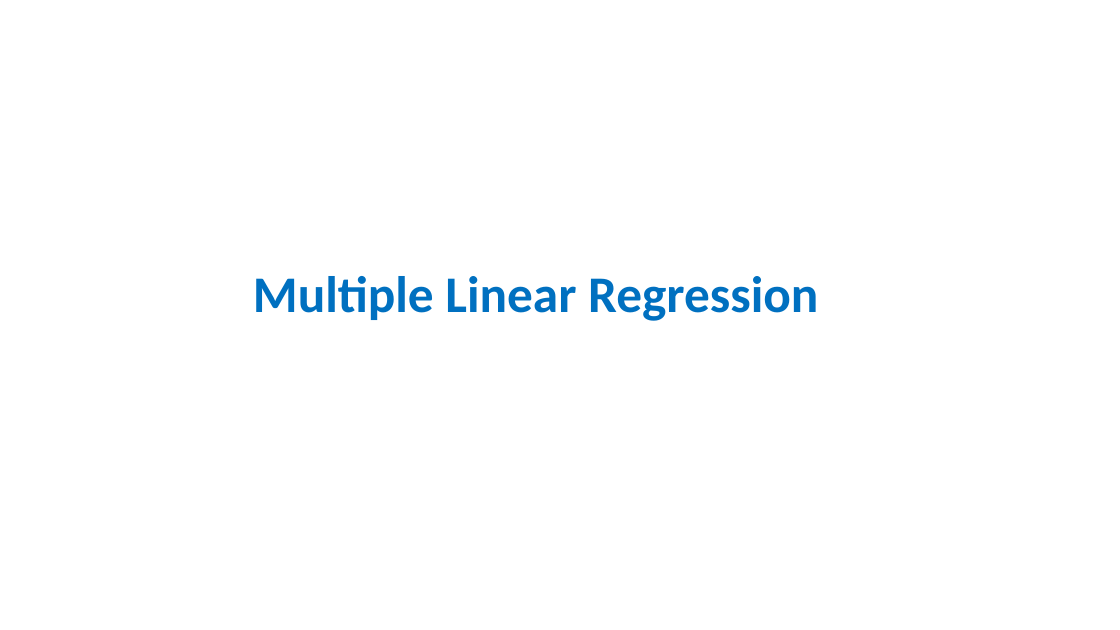
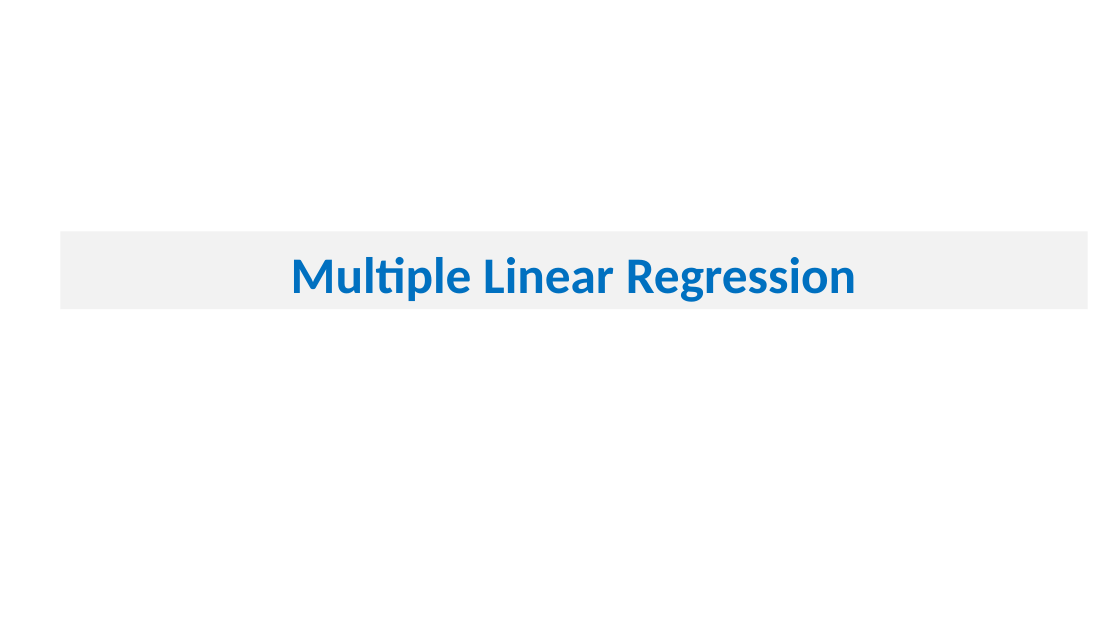
Before and after one commit to manasagodkhindi/AmesHousingPrediction, a slide deck: slide 23 of HousingPricesPresentations.pptx (slide 24 before the commit). Drawn at 1120x630 pixels with LibreOffice and Linux fonts; fonts in the diff are those of the drawing. Boxes give left, top, right and bottom in pixels: in the first picture for what was removed or moved away, otherwise in the second. Text is boxed around its words. In the diff, an @@ line names an element or a change of style, - is before the commit and + after.

```diff
--- a/HousingPricesPresentations.pptx
+++ b/HousingPricesPresentations.pptx
@@ title "Multiple Linear Regression": place and size @@
-title "Multiple Linear Regression" at box(253, 276, 818, 321)
+title "Multiple Linear Regression" at box(60, 231, 1088, 309)
@@ title "Multiple Linear Regression" at box(60, 231, 1088, 309): fill none to #F2F2F2 @@
```
Also in this commit, not shown: 19 other slides changed, 2 slides added, 2 slides removed.
